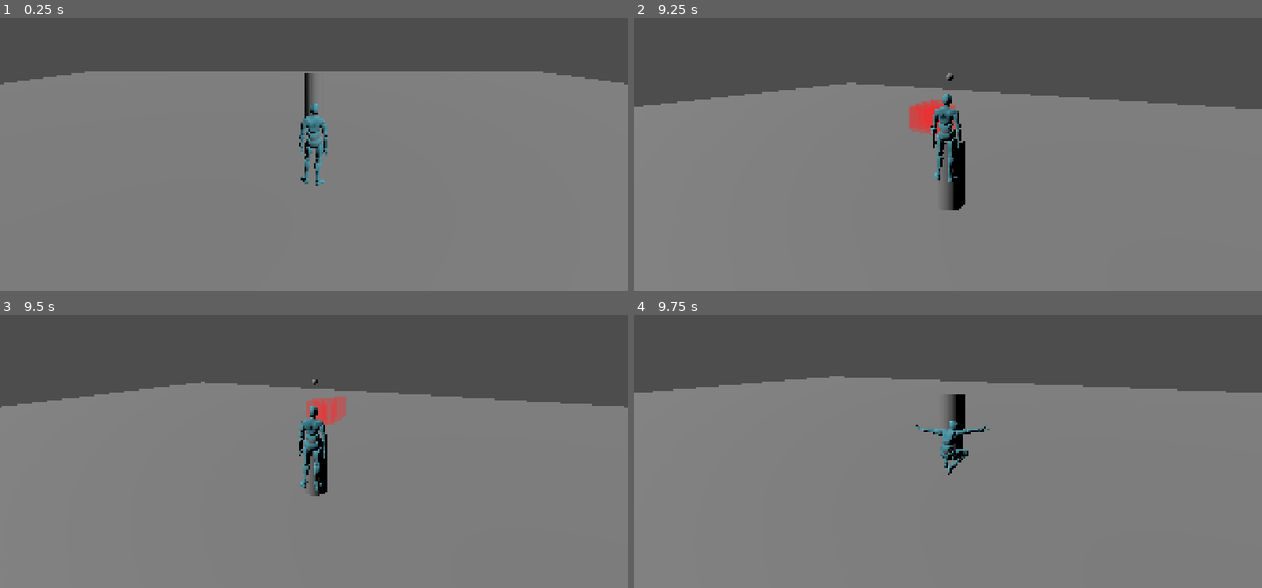
Above: before the commit, frames 1-4 (two rows, left to right).
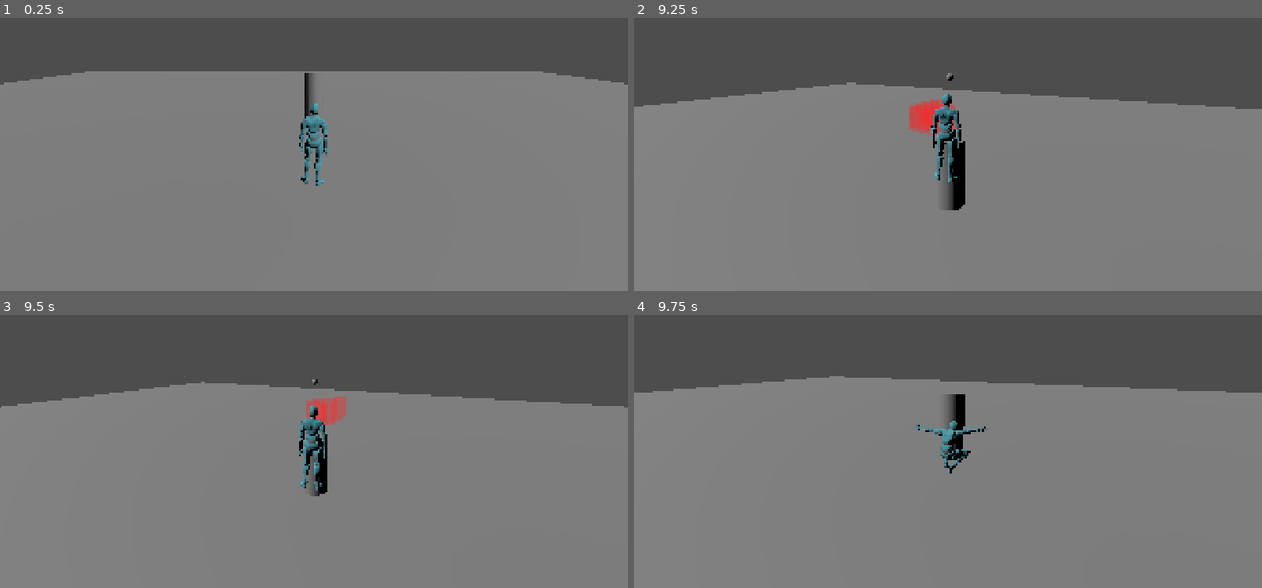
Above: after the commit, the same moments.

Repository: shroomiemies/GodscarCombatLab
Game: Godot game, scene res://scenes/tests/TestArena_Main.tscn
The game is run twice, just before and just after one commit, with the same random seed, the same clock (stepped at 60 frames per second) and the same inputs.
Inputs (mouse positions are in pixels of both pictures, inside the frame that each line leads up to):
- Up to frame 1 (0.25 s): no input
- Up to frame 2 (9.25 s): tap Enter at 0.5 s; move the mouse to (979, 113) at 0.52 s; press the mouse at (979, 113) at 0.53 s; hold W (move_forward) 0.53-5.78 s; tap Space (jump) at 0.77, 1.52, 3.02, 3.77, 4.52, 6.02, 6.77, 7.52, 9.02 s; move the mouse to (916, 116) at 1.27 s; release the mouse at (916, 116) at 1.28 s; tap Middle mouse button (attack_offhand) at 1.35, 8.85 s; move the mouse to (960, 108) at 2.02 s; hold Tab (lock_on) 2.03-2.78 s; move the mouse to (941, 119) at 2.77 s; tap Shift (sprint) at 2.85 s; move the mouse to (991, 119) at 3.52 s; hold Mouse wheel up (weapon_next) 3.53-4.28 s; move the mouse to (897, 110) at 4.27 s; tap Mouse wheel down (weapon_previous) at 4.35 s; move the mouse to (954, 113) at 5.02 s; hold 1 (weapon_style_1) 5.03-5.78 s; move the mouse to (922, 108) at 5.77 s; hold D (move_right) 5.78-6.53 s; tap 2 (weapon_style_2) at 5.85 s; move the mouse to (979, 113) at 6.52 s; hold 3 (weapon_style_3) 6.53-7.28 s; hold W (move_forward) 6.53-8.78 s; move the mouse to (916, 116) at 7.27 s; tap 4 (weapon_style_4) at 7.35 s; move the mouse to (960, 108) at 8.02 s; press the mouse at (960, 108) at 8.03 s; move the mouse to (941, 119) at 8.77 s; release the mouse at (941, 119) at 8.78 s; hold A (move_left) from 8.78 s (still down)
- Up to frame 3 (9.5 s): keep holding A (move_left)
- Up to frame 4 (9.75 s): move the mouse to (991, 416) at 9.52 s; release A (move_left) at 9.53 s; hold W (move_forward) from 9.53 s (still down); hold Tab (lock_on) from 9.53 s (still down)

Frames 1-3 are identical in both runs. In frame 4, less than 0.1% of the frame differs, in the area x 44-57%, y 38-59%.

Commit message:
Corrected vertical arc orientation, blade thickness, inner and outer arc radius

Diff:
--- a/combat/attacks/sword/spear_strong_01.tres
+++ b/combat/attacks/sword/spear_strong_01.tres
@@ -8,10 +8,10 @@
 [resource]
 script = ExtResource("3_c8rlh")
 attack_id = &"spear_strong_01"
-total_duration = 0.96
+total_duration = 0.83
 startup_duration = 0.24
-active_duration = 0.52
-recovery_duration = 0.2
+active_duration = 0.44
+recovery_duration = 0.15
 movement_lock_strength = 0.9
 local_displacement = Vector3(0, 0, 1.5)
 displacement_start_time = 0.18
--- a/combat/attacks/sword/spear_strong_02.tres
+++ b/combat/attacks/sword/spear_strong_02.tres
@@ -8,10 +8,10 @@
 [resource]
 script = ExtResource("2_f3bdl")
 attack_id = &"spear_strong_02"
-total_duration = 0.96
+total_duration = 0.83
 startup_duration = 0.24
-active_duration = 0.56
-recovery_duration = 0.2
+active_duration = 0.44
+recovery_duration = 0.15
 movement_lock_strength = 0.9
 local_displacement = Vector3(0, 0, 1.5)
 displacement_start_time = 0.18
--- a/combat/weapon_traces/sword/axe_basic_01_trace.tres
+++ b/combat/weapon_traces/sword/axe_basic_01_trace.tres
@@ -7,6 +7,7 @@
 trace_mode = 1
 inner_radius = 0.45
 vertical_thickness = 0.95
+vertical_arc_forward_offset = -0.01
 vertical_arc_start_x = 1.0
 vertical_arc_end_x = -1.0
 trace_width = 0.55
--- a/combat/weapon_traces/sword/axe_basic_02_trace.tres
+++ b/combat/weapon_traces/sword/axe_basic_02_trace.tres
@@ -8,6 +8,7 @@
 inner_radius = 0.45
 start_angle_degrees = -55.0
 end_angle_degrees = 55.0
+vertical_arc_forward_offset = -0.01
 vertical_arc_start_x = -1.0
 vertical_arc_end_x = 1.0
 trace_width = 0.55
--- a/combat/weapon_traces/sword/axe_strong_01_trace.tres
+++ b/combat/weapon_traces/sword/axe_strong_01_trace.tres
@@ -12,5 +12,6 @@
 vertical_thickness = 0.55
 start_angle_degrees = -35.0
 end_angle_degrees = 35.0
+vertical_arc_forward_offset = -0.01
 debug_linger_time = 0.25
 metadata/_custom_type_script = "uid://d18uxhhjg74nc"
--- a/combat/weapon_traces/sword/mace_strong_01.tres
+++ b/combat/weapon_traces/sword/mace_strong_01.tres
@@ -1,15 +1,17 @@
 [gd_resource type="Resource" script_class="WeaponTraceData" format=3 uid="uid://biu5r1sfr5txa"]
 
-[ext_resource type="Script" uid="uid://d18uxhhjg74nc" path="res://scripts/combat/data/WeaponTraceData.gd" id="1_7s7rs"]
+[ext_resource type="Script" uid="uid://d18uxhhjg74nc" path="res://scripts/combat/data/WeaponTraceData.gd" id="1_0tdf0"]
 
 [resource]
-script = ExtResource("1_7s7rs")
+script = ExtResource("1_0tdf0")
 start_time = 0.3
 end_time = 0.6
 sample_count = 8
 trace_mode = 1
+blade_thickness = 0.45
 start_angle_degrees = 0.0
 end_angle_degrees = 0.0
+vertical_arc_forward_offset = -0.01
 vertical_arc_start_height = 1.9
 vertical_arc_end_height = 0.3
 vertical_arc_depth_radius = 0.4
--- a/combat/weapon_traces/sword/mace_strong_02.tres
+++ b/combat/weapon_traces/sword/mace_strong_02.tres
@@ -10,10 +10,10 @@
 trace_mode = 1
 start_angle_degrees = -45.0
 end_angle_degrees = 45.0
-vertical_arc_forward_offset = -0.75
+vertical_arc_forward_offset = -0.01
 vertical_arc_start_height = 0.55
 vertical_arc_end_height = 1.65
-vertical_arc_start_x = -0.25
+vertical_arc_start_x = -0.45
 vertical_arc_end_x = 0.25
 vertical_arc_depth_radius = 0.25
 trace_width = 0.55
--- a/scripts/combat/data/WeaponTraceData.gd
+++ b/scripts/combat/data/WeaponTraceData.gd
@@ -20,8 +20,8 @@
 @export var inner_radius: float = 0.35
 @export var outer_radius: float = 1.35
 @export var height: float = 1.1
-@export var vertical_thickness: float = 0.45	#height of horizontal slash band
-@export var blade_thickness: float = 0.25		#front/back thickness of slash band
+@export var vertical_thickness: float = 0.45	# Horizontal-arc vertical band thickness.
+@export var blade_thickness: float = 0.25		# Arc-band thickness perpendicular to blade length.
 
 @export_group("Horizontal Arc")
 @export var start_angle_degrees: float = 55.0
--- a/scripts/hit_detection/HitboxEmitter.gd
+++ b/scripts/hit_detection/HitboxEmitter.gd
@@ -383,12 +383,9 @@
 	return Transform3D(local_basis, trace.local_position)
 
 func _get_horizontal_arc_sample_points(
-	trace: WeaponTraceData,
-	normalized_time: float,
-	combined_transform: Transform3D
-) -> Array[Vector3]:
-	var angle :float = lerp(
-		deg_to_rad(trace.start_angle_degrees), deg_to_rad(trace.end_angle_degrees), normalized_time)
+	trace: WeaponTraceData, normalized_time: float,
+	combined_transform: Transform3D) -> Array[Vector3]:
+	var angle :float = lerp(deg_to_rad(trace.start_angle_degrees), deg_to_rad(trace.end_angle_degrees), normalized_time)
 
 	var radial_direction := Vector3(sin(angle), 0.0, -cos(angle)).normalized()
 	var tangent_direction := Vector3(cos(angle), 0.0, sin(angle)).normalized()
@@ -412,17 +409,24 @@
 func _get_vertical_arc_sample_points(
 	trace: WeaponTraceData,
 	normalized_time: float,
-	combined_transform: Transform3D
-) -> Array[Vector3]:
-	var x :float = lerp(trace.vertical_arc_start_x, trace.vertical_arc_end_x, normalized_time)
-	var y :float = lerp(trace.vertical_arc_start_height, trace.vertical_arc_end_height, normalized_time)
-
-	# Add a subtle curve in depth so overhead chops do not look like a flat elevator.
+	combined_transform: Transform3D) -> Array[Vector3]:
+	var x :float = lerp(
+		trace.vertical_arc_start_x,
+		trace.vertical_arc_end_x,
+		normalized_time
+	)
+
+	var y :float = lerp(
+		trace.vertical_arc_start_height,
+		trace.vertical_arc_end_height,
+		normalized_time
+	)
+
 	var arc_curve := sin(normalized_time * PI)
-	var z := trace.vertical_arc_forward_offset - arc_curve * trace.vertical_arc_depth_radius
-
-	var center := Vector3(x, y, z)
-
+	var z := trace.vertical_arc_forward_offset \
+		- arc_curve * trace.vertical_arc_depth_radius
+
+	# Direction the blade is traveling through space.
 	var path_direction := Vector3(
 		trace.vertical_arc_end_x - trace.vertical_arc_start_x,
 		trace.vertical_arc_end_height - trace.vertical_arc_start_height,
@@ -434,22 +438,22 @@
 
 	path_direction = path_direction.normalized()
 
-	# Width runs across the character for vertical cuts.
-	var width_axis := Vector3.RIGHT
-
-	# Height axis follows the vertical travel direction.
-	var height_axis := path_direction
-
-	# If path direction is too parallel to width axis, fall back.
-	if abs(width_axis.dot(height_axis)) > 0.95:
-		height_axis = Vector3.UP
+	var center_radius := (trace.inner_radius + trace.outer_radius) * 0.5
+	var blade_length := trace.outer_radius - trace.inner_radius
+
+	var center := Vector3(x,y,
+		trace.vertical_arc_forward_offset - center_radius - arc_curve * trace.vertical_arc_depth_radius
+	)
+
+	var blade_length_axis := Vector3.FORWARD
+	var blade_thickness_axis := Vector3.RIGHT
 
 	return _build_oriented_sample_rectangle(
 		center,
-		width_axis,
-		height_axis,
-		trace.trace_width,
-		trace.trace_height,
+		blade_length_axis,
+		blade_thickness_axis,
+		blade_length,
+		trace.blade_thickness,
 		combined_transform
 	)
 
